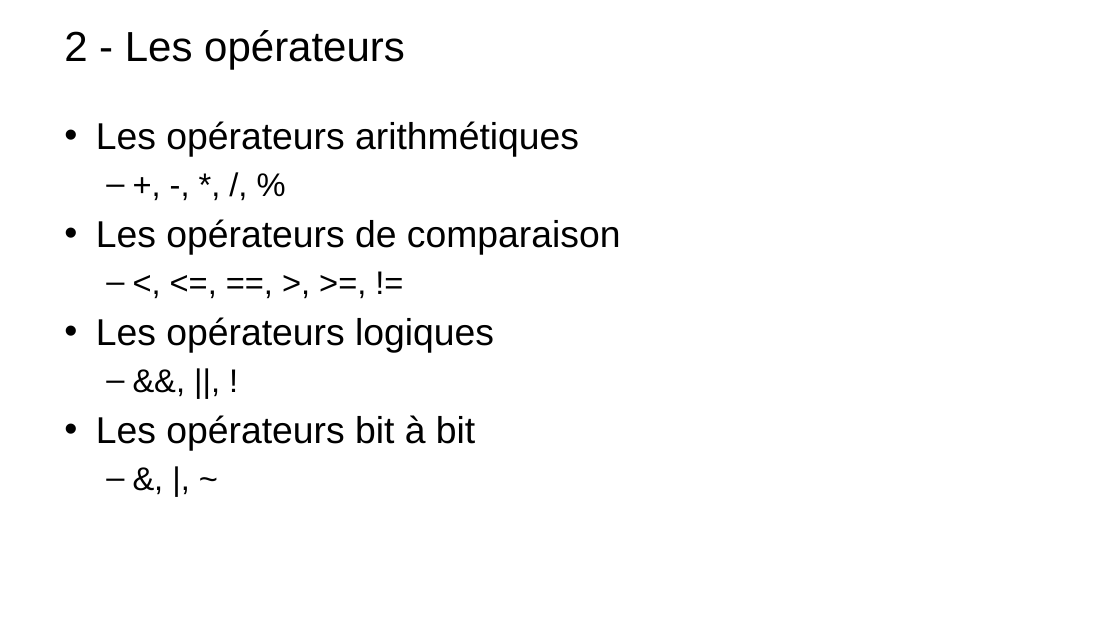
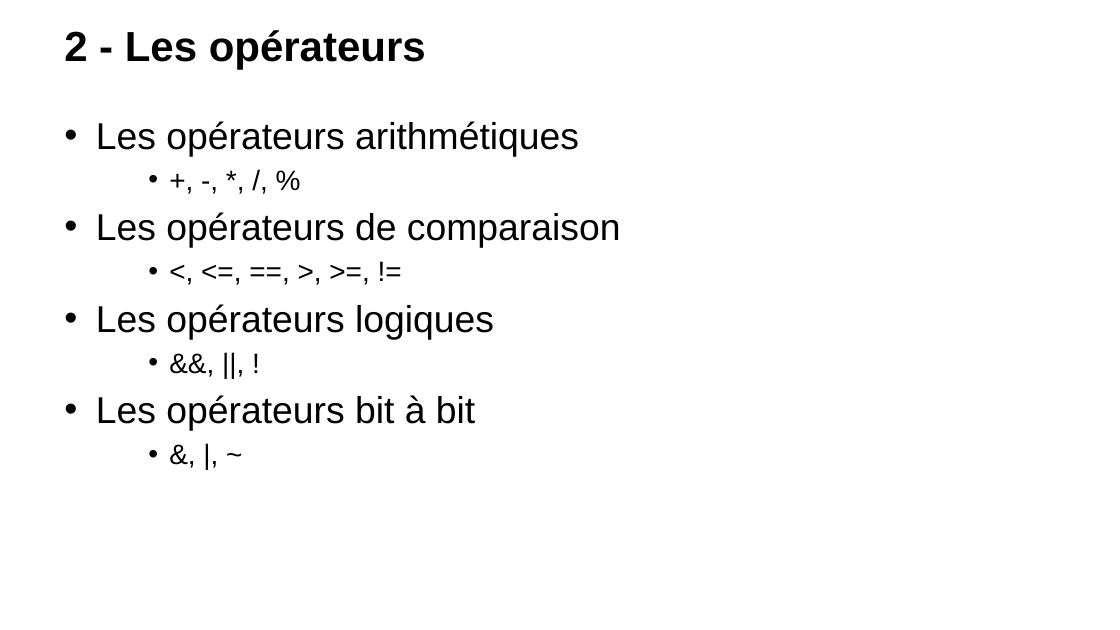
Before and after one commit to t-tortosa/cppCourses, a slide deck: slide 14 of POO.pptx. Drawn at 1120x630 pixels with LibreOffice and Linux fonts; fonts in the diff are those of the drawing; background and template pictures are left out. Boxes give left, top, right and bottom in pixels: in the first picture for what was removed or moved away, otherwise in the second. Text is boxed around its words. In the diff, an @@ line names an element or a change of style, - is before the commit and + after.

```diff
--- a/POO.pptx
+++ b/POO.pptx
@@ title "2 - Les opérateurs" at (64,30,426,69): bold on @@
@@ text "Les opérateurs arithmétiques" at (96,121,621,431): size 28 to 24 pt in "+, -, *, /, %", "<, <=, ==, >, >=, !=", "&&, ||, !", "&, |, ~"; bullet – to •; list level 2 to 3 in "+, -, *, /, %"; list level 2 to 3 in "<, <=, ==, >, >=, ..."; list level 2 to 3 in "&&, ||, !"; list level 2 to 3 in "&, |, ~" @@
```
Also in this commit, not shown: 35 other slides changed, 8 slides added, 2 other files.
